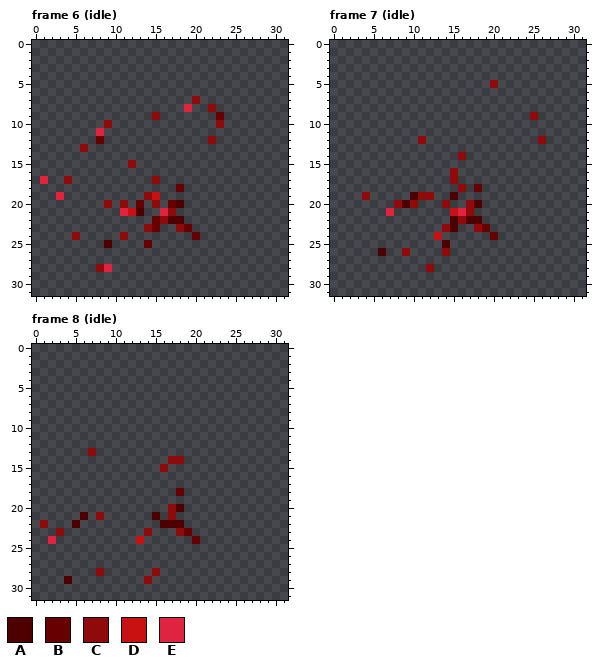
One commit to this pixel-art file: src/assets/fx/blood_01/blood_01.aseprite. Above is the file before it was changed.
32x32 pixels, 9 frames. Shown: frame 6 (idle), frame 7 (idle), frame 8 (idle). The commit also changed other frames, which this record leaves out.
Palette (. is transparent): A #4e0000  B #670000  C #8f0b0b  D #c91111  E #e0233e
The result:
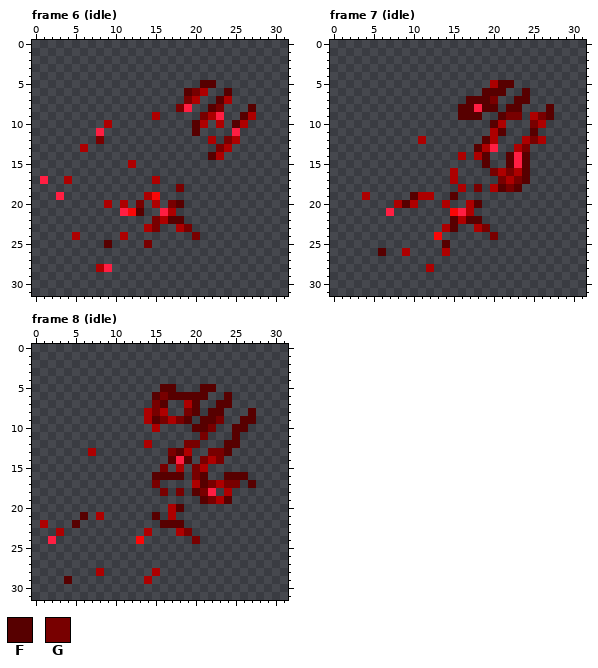
Colours new in this view: F #570000  G #780000
From old to new:
layer "Layer 1" added
@@ palette @@
-C #8f0b0b
+C #ad0000
-D #c91111
+D #fa0707
-E #e0233e
+E #ff1e42
--- frame 6 (idle), layers "Layer 1", "Layer"
@@ x 0..31 @@
  4 ................................
- 5 ................................
- 6 ................................
- 7 ....................C...........
- 8 ...................E..C.........
- 9 ...............C.......B........
-10 .........C.............C........
-11 ........E.......................
-12 ........B.............C.........
-13 ......C.........................
-14 ................................
+ 5 .....................FF.........
+ 6 ...................FGC..F.......
+ 7 ...................GC..FC.......
+ 8 ..................GE..FG...F....
+ 9 ...............C.....GCE..FC....
+10 .........C..........FC.C.FC.....
+11 ........E...........F....E......
+12 ........G.............C.GC......
+13 ......C................GC.......
+14 ......................FC........
 15 ............C...................
@@ x 7..22 @@
 17 ........C.......
-18 ...........B....
+18 ...........G....
 19 .......CD.......
-20 ..C.C.B.C.BA....
-21 ....EDA..EC.....
-22 ........BCAA....
-23 .......CB..CB...
-24 ....C........B..
-25 ..A....B........
+20 ..C.C.G.C.GF....
+21 ....EDF..EC.....
+22 ........GCFF....
+23 .......CG..CG...
+24 ....C........G..
+25 ..F....G........
 26 ................
--- frame 7 (idle), layers "Layer 1", "Layer"
@@ x 0..31 @@
  4 ................................
- 5 ....................C...........
- 6 ................................
- 7 ................................
- 8 ................................
- 9 .........................C......
-10 ................................
-11 ................................
-12 ...........C..............C.....
-13 ................................
-14 ................C...............
-15 ................................
-16 ...............C................
-17 ...............C................
-18 ................C.B.............
-19 ....C.....ACC..A................
-20 ........CAC...C..CA.............
+ 5 ....................CFF.........
+ 6 ...................FFF..F.......
+ 7 .................FFFG..FF.......
+ 8 ................FFEFF.FF...F....
+ 9 ................FFF..FGG.CGF....
+10 ....................FC...GC.....
+11 ....................CF...F......
+12 ...........C.......FC...CGC.....
+13 ..................FCE..CG.......
+14 ................C.CF..FEF.......
+15 ...................F..FEF.......
+16 ...............C....GCGCF.......
+17 ...............C.....GCGF.......
+18 ................C.G.CFGF........
+19 ....C.....FCC..F................
+20 ........CFC...C..CF.............
 21 .......E.......DEC..............
-22 ...............ACAA.............
-23 ..............CA..CB............
-24 .............D......B...........
-25 ..............A.................
-26 ......A..C....C.................
+22 ...............FCFF.............
+23 ..............CF..CG............
+24 .............D......G...........
+25 ..............F.................
+26 ......F..C....C.................
 27 ................................
--- frame 8 (idle), layers "Layer 1", "Layer"
@@ x 0..31 @@
  4 ................................
- 5 ................................
- 6 ................................
- 7 ................................
- 8 ................................
- 9 ................................
-10 ................................
-11 ................................
-12 ................................
-13 .......C........................
-14 .................CC.............
-15 ................C...............
-16 ................................
-17 ................................
-18 ..................B.............
-19 ................................
-20 .................CA.............
-21 ......A.C......A.C..............
-22 .C...A..........AAA.............
-23 ...C..........C...CB............
-24 ..E..........D......B...........
+ 5 ................FF...FF.........
+ 6 ...............FGFFFFF..F.......
+ 7 ...............GF..CF..FF.......
+ 8 ..............CGC..GF.FF...F....
+ 9 ..............CFGCGF.FFG..FF....
+10 ...............C....FFG..FF.....
+11 .....................G...F......
+12 ..............C....GG...FF......
+13 .......C.........GFC..GGF.......
+14 .................FEF.GCG........
+15 ................G.C.GC..........
+16 ...............FFFF.GF..FFF.....
+17 ...............G....CFGCGG.F....
+18 ................G.G.FGE.C.......
+19 .....................FGCF.......
+20 .................CF.............
+21 ......F.C......F.C..............
+22 .C...F..........FFF.............
+23 ...C..........C...CG............
+24 ..E..........D......G...........
 25 ................................
@@ x 2..6 @@
 28 .....
-29 ..A..
+29 ..F..
 30 .....
Changed places in both pictures, as pixel boxes (x1, y1, x2, y2):
changed: (40, 80, 256, 272)
changed: (362, 80, 554, 272)
changed: (136, 384, 256, 584)
changed: (88, 448, 96, 456)
changed: (40, 512, 104, 584)
